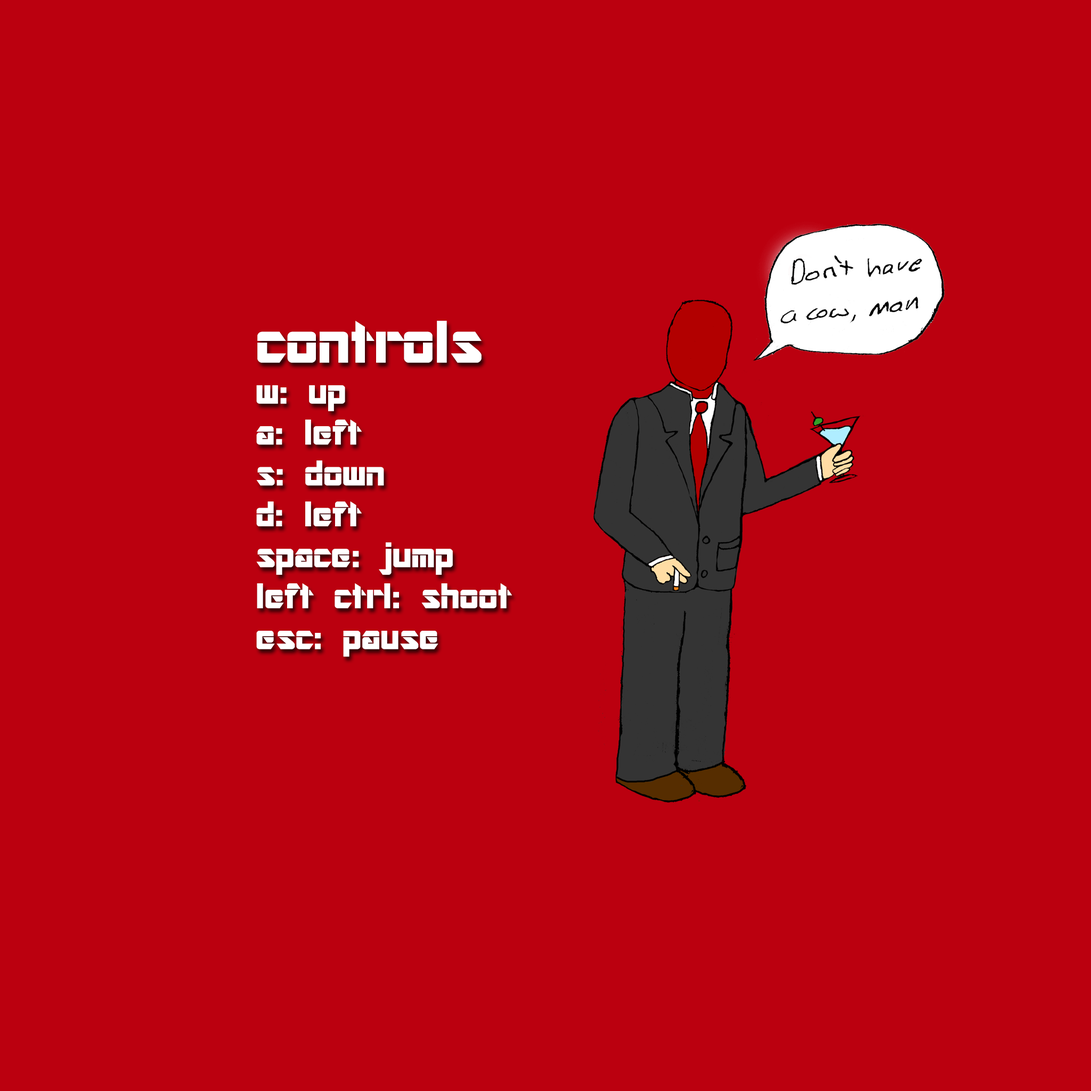
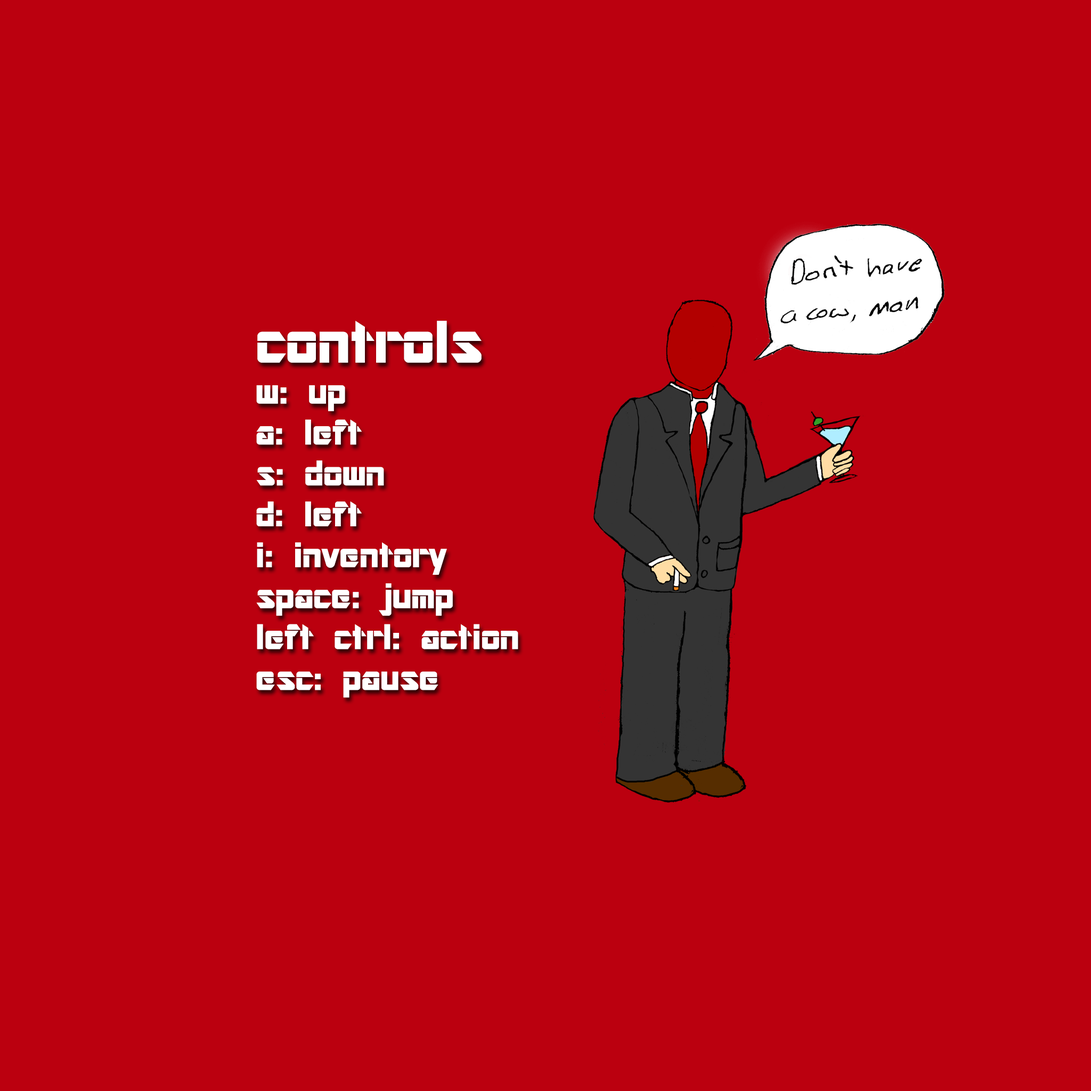
Comparing the layer stacks of the two 1091×1091 images. Changes:
renamed "controls w: up a: left s: down d: left space: jump left ctrl: s" to "controls w: up a: left s: down d: left i: inventory space: jump", painted on it over (256, 542, 519, 699)
